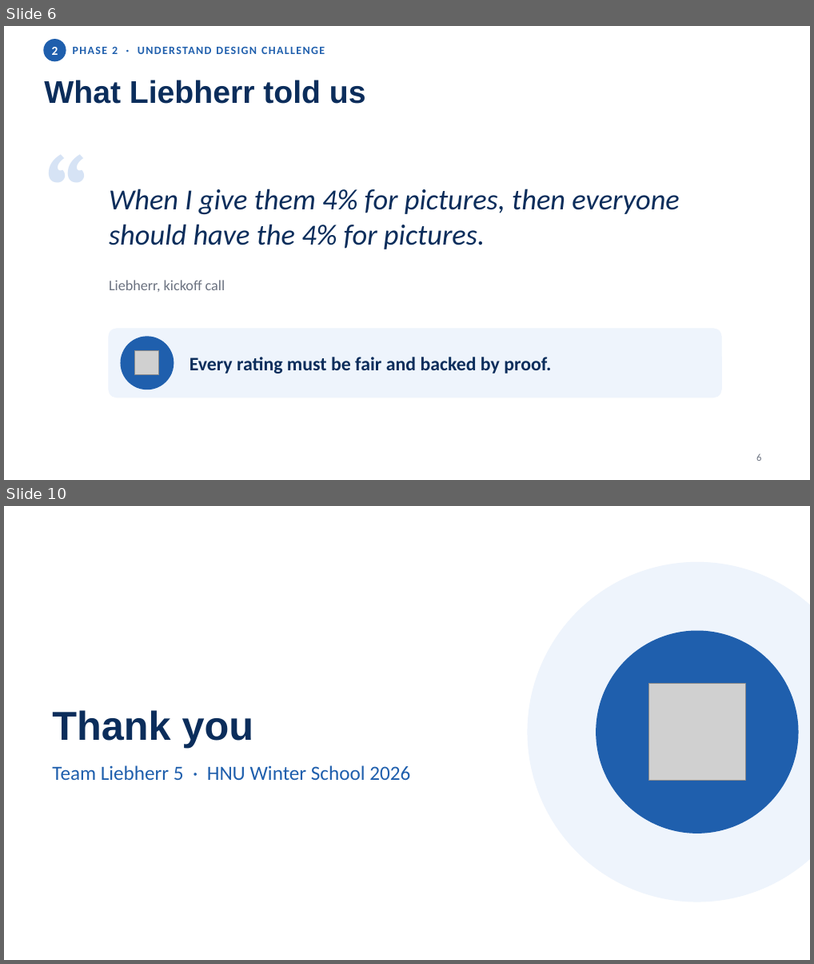
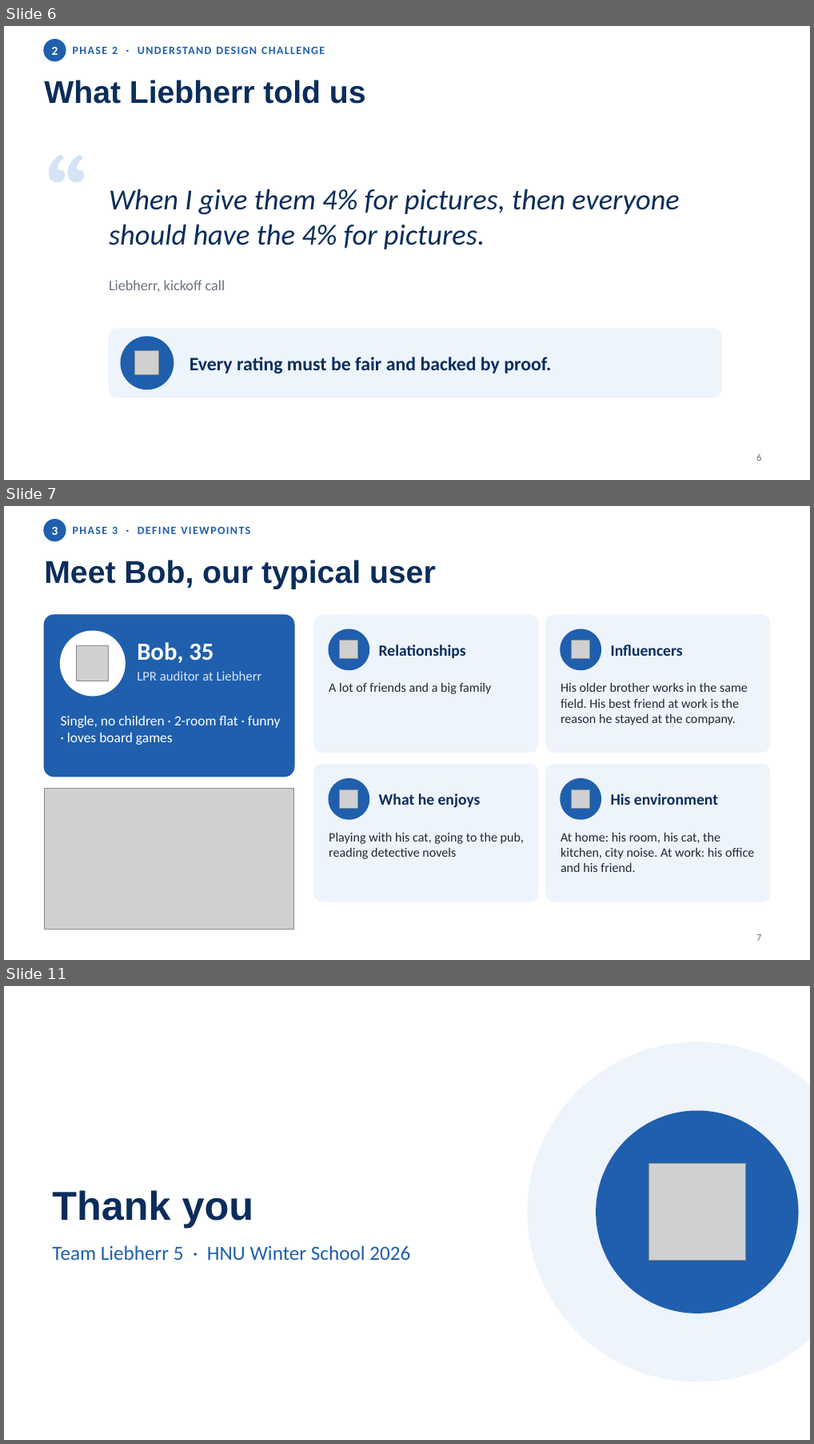
Before and after one commit to niv1999/liebherr-hackathon-2026, a slide deck: Liebherr5_DesignThinking_Journey.pptx. Shown one above the other, each under a label of ours: slides 6 and 10 before the commit, slides 6, 7 and 11 after it; the slides between them are not shown. The pictures are 814x964 and 814x1444 pixels, drawn with LibreOffice and Linux fonts; fonts in the diff are those of the drawing; grey boxes stand for pictures. Boxes give left, top, right and bottom in pixels: in the first picture for what was removed or moved away, otherwise in the second. Text is boxed around its words. In the diff, an @@ line names an element or a change of style, - is before the commit and + after.

```diff
--- a/Liebherr5_DesignThinking_Journey.pptx
+++ b/Liebherr5_DesignThinking_Journey.pptx
@@ slide 7 added at [4,506,810,960], background #FFFFFF @@
@@ ellipse added at [44,520,66,540], fill #1F5FAD, outline #1F5FAD 1.5 pt @@
@@ text added at [52,527,58,535], 11 pt, text #FFFFFF, bold @@
+3
@@ text added at [73,527,250,534], 10 pt, text #1F5FAD, bold @@
+PHASE 3 · DEFINE VIEWPOINTS
@@ title added at [44,560,436,589], 28 pt, text #0B2D5B, bold @@
+Meet Bob, our typical user
@@ rounded rectangle added at [44,615,294,776], fill #1F5FAD, outline #1F5FAD 1 pt @@
@@ rounded rectangle added at [314,615,538,752], fill #EEF4FC, outline #EEF4FC 1 pt @@
@@ rounded rectangle added at [546,615,770,752], fill #EEF4FC, outline #EEF4FC 1 pt @@
@@ ellipse added at [61,631,125,696], fill #FFFFFF, outline #FFFFFF 1 pt @@
@@ picture added at [77,645,109,681] @@
@@ text added at [137,642,214,663], 22 pt, text #FFFFFF, bold @@
+Bob, 35
@@ ellipse added at [329,629,370,670], fill #1F5FAD, outline #1F5FAD 1 pt @@
@@ picture added at [340,640,359,660] @@
@@ text added at [379,644,466,658], 14 pt, text #0B2D5B, bold @@
+Relationships
@@ ellipse added at [562,629,602,670], fill #1F5FAD, outline #1F5FAD 1 pt @@
@@ picture added at [572,640,590,660] @@
@@ text added at [611,644,683,656], 14 pt, text #0B2D5B, bold @@
+Influencers
@@ text added at [137,671,262,680], 12 pt, text #D6E3F5 @@
+LPR auditor at Liebherr
@@ text added at [329,683,492,694], 11.5 pt, text #1F2937 @@
+A lot of friends and a big family
@@ text added at [561,683,748,725], 11.5 pt, text #1F2937 @@
+His older brother works in the same field. His best friend at work is the reason he stayed at the company.
@@ text added at [61,716,280,744], 12.5 pt, text #FFFFFF @@
+Single, no children · 2-room flat · funny · loves board games
@@ rounded rectangle added at [314,764,538,901], fill #EEF4FC, outline #EEF4FC 1 pt @@
@@ rounded rectangle added at [546,764,770,901], fill #EEF4FC, outline #EEF4FC 1 pt @@
@@ picture added at [44,788,294,929] @@
@@ ellipse added at [329,779,370,819], fill #1F5FAD, outline #1F5FAD 1 pt @@
@@ picture added at [340,790,359,808] @@
@@ text added at [379,793,481,808], 14 pt, text #0B2D5B, bold @@
+What he enjoys
@@ ellipse added at [562,779,602,819], fill #1F5FAD, outline #1F5FAD 1 pt @@
@@ picture added at [572,790,590,808] @@
@@ text added at [611,793,718,804], 14 pt, text #0B2D5B, bold @@
+His environment
@@ text added at [329,832,524,859], 11.5 pt, text #1F2937 @@
+Playing with his cat, going to the pub, reading detective novels
@@ text added at [561,832,754,872], 11.5 pt, text #1F2937 @@
+At home: his room, his cat, the kitchen, city noise. At work: his office and his friend.
@@ page number added at [757,934,762,940], 9 pt, text #6B7280 @@
+7
@@ what was slide 10 is now slide 11 @@
```
Also in this commit, not shown: 1 slide changed, 2 other slides added, 2 slides removed, 1 other file.
